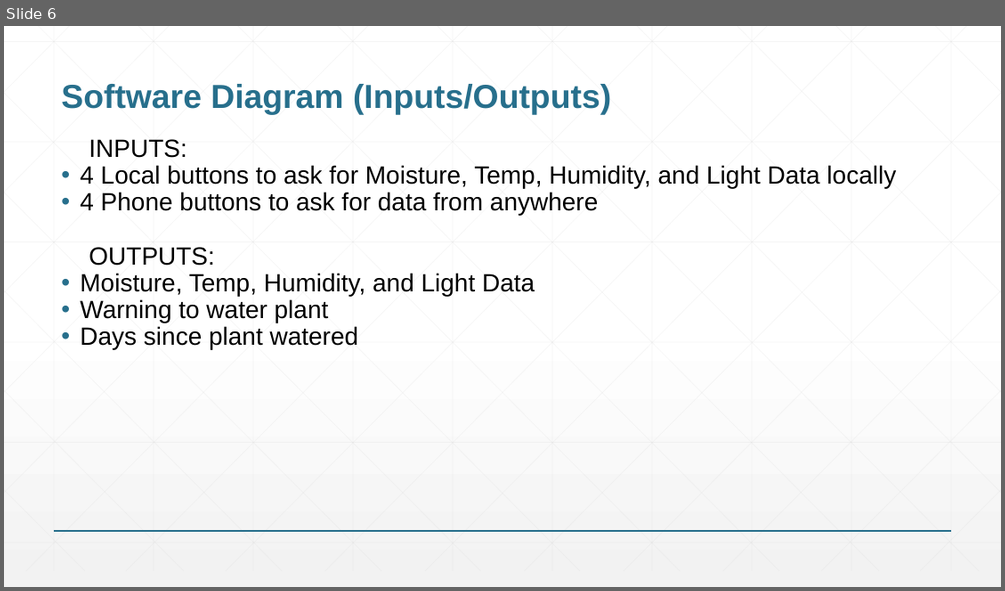
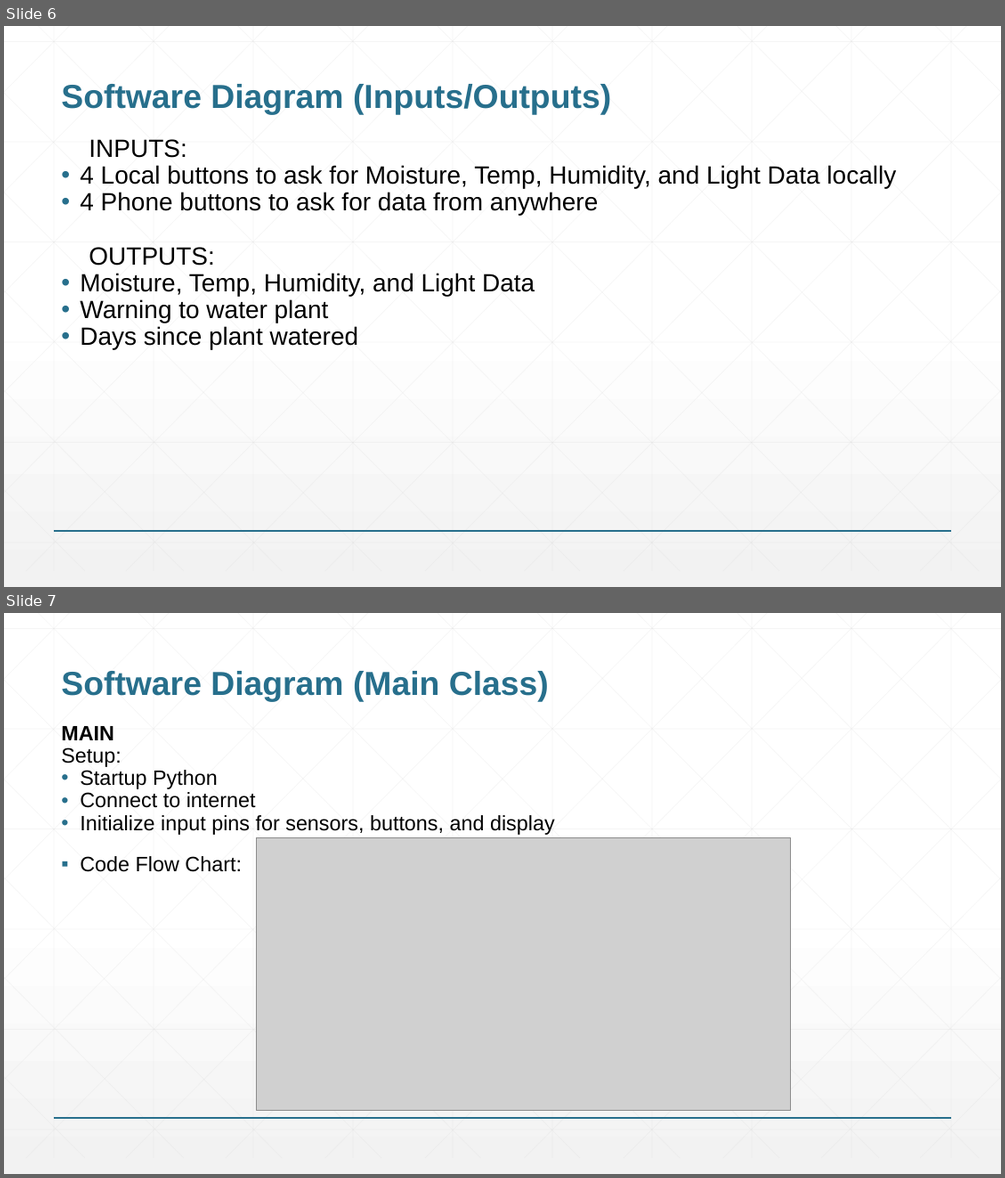
Before and after one commit to kodabdan/ENGI301, a slide deck: project_01/docs/Hlibok_ENGI301_project_01_proposal.pptx. Shown one above the other, each under a label of ours: slide 6 before the commit, slides 6 and 7 after it. The pictures are 1005x591 and 1005x1178 pixels, drawn with LibreOffice and Linux fonts; fonts in the diff are those of the drawing; grey boxes stand for pictures. Boxes give left, top, right and bottom in pixels: in the first picture for what was removed or moved away, otherwise in the second. Text is boxed around its words. In the diff, an @@ line names an element or a change of style, - is before the commit and + after.

```diff
--- a/project_01/docs/Hlibok_ENGI301_project_01_proposal.pptx
+++ b/project_01/docs/Hlibok_ENGI301_project_01_proposal.pptx
@@ slide 7 added at <box>4,613,1001,1174</box>, background gradient #FFFFFF to #F2F2F2; not listed: 47 template elements that a slide beside it also shows @@
@@ title added at <box>61,671,549,702</box>, 32 pt, text #276F8B, bold @@
+Software Diagram (Main Class)
@@ text added at <box>61,726,555,872</box>, 20 pt, text #000000 @@
+MAIN
+Setup:
+• Startup Python
+• Connect to internet
+• Initialize input pins for sensors, buttons, and display
+▪ Code Flow Chart:
@@ picture added at <box>257,837,792,1111</box> @@
```
Also in this commit, not shown: 1 slide changed.
